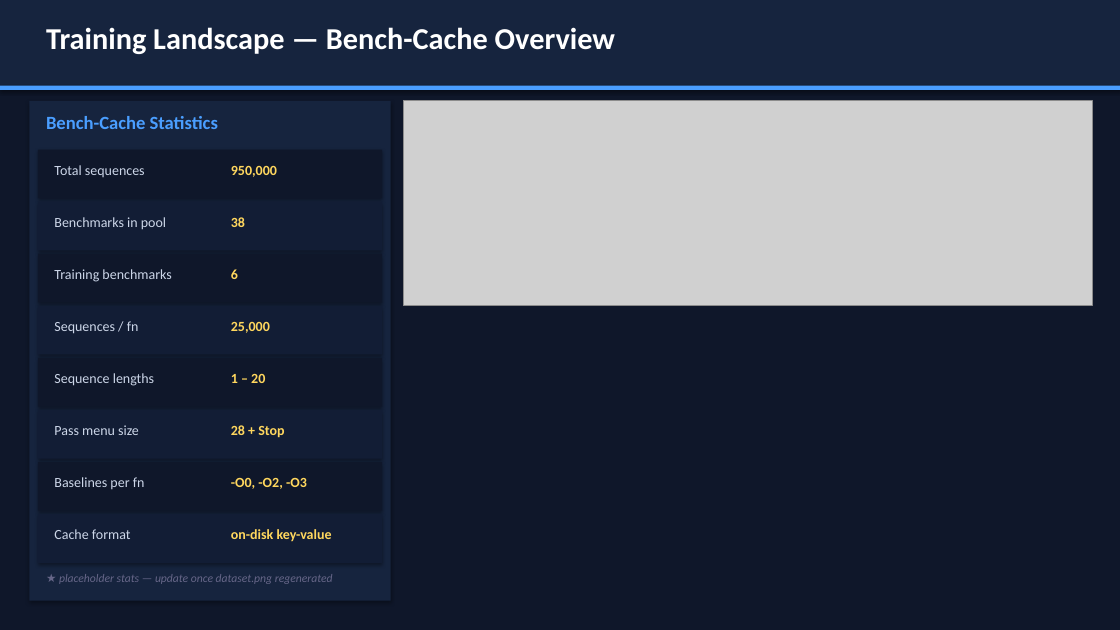
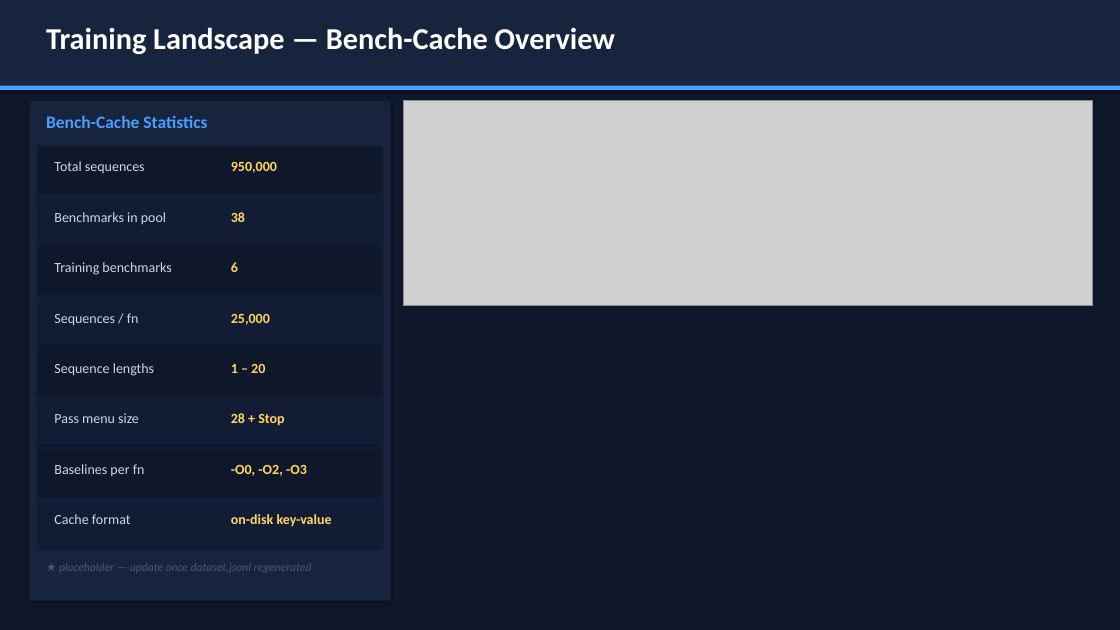
Before and after one commit to eblack-leaf/llvm-lstm, a slide deck: slide 6 of presentation.pptx (slide 5 before the commit). Drawn at 1120x630 pixels with LibreOffice and Linux fonts; fonts in the diff are those of the drawing; grey boxes stand for pictures. Boxes give left, top, right and bottom in pixels: in the first picture for what was removed or moved away, otherwise in the second. Text is boxed around its words. In the diff, an @@ line names an element or a change of style, - is before the commit and + after.

```diff
--- a/presentation.pptx
+++ b/presentation.pptx
@@ text "Bench-Cache Statistics" at [46, 115, 207, 128]: size 16 to 15 pt @@
@@ 6 texts, 3 rectangles: place and size @@
-6 texts, 3 rectangles at [38, 150, 382, 302]
+6 texts, 3 rectangles at [38, 146, 382, 294]
@@ 6 texts, 3 rectangles: place and size @@
-6 texts, 3 rectangles at [38, 306, 382, 459]
+6 texts, 3 rectangles at [38, 297, 382, 445]
@@ 4 texts, 2 rectangles: place and size @@
-4 texts, 2 rectangles at [38, 462, 382, 563]
+4 texts, 2 rectangles at [38, 449, 382, 546]
@@ text at [59, 563, 312, 573]: text changed; text colour #666688 to #555577 @@
-★ placeholder stats — update once dataset.png regenerated
+★ placeholder — update once dataset.jsonl regenerated
```
Also in this commit, not shown: 8 other slides changed, 1 slide added, 2 other files.
